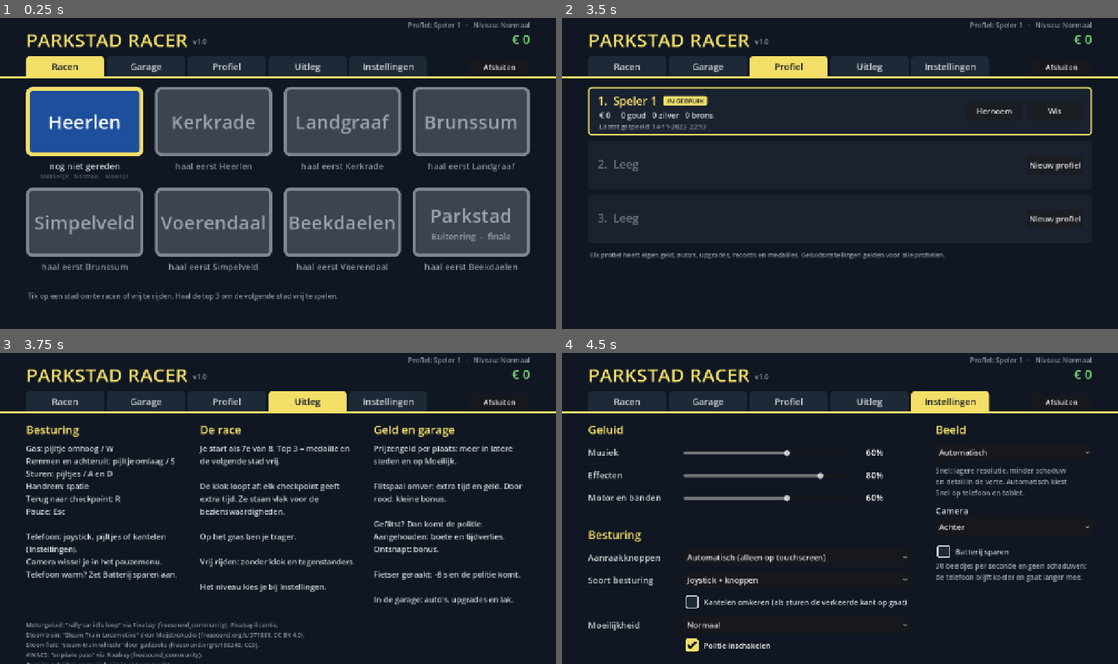
Above: before the commit, frames 1-4 (two rows, left to right).
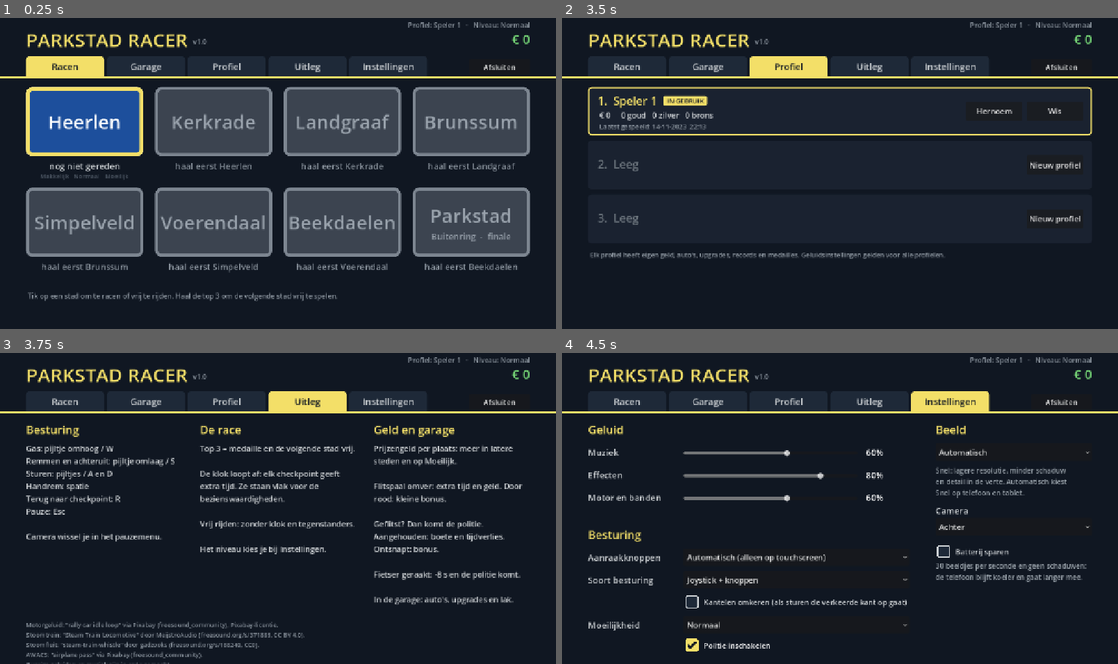
Above: after the commit, the same moments.

Repository: Clippie93/parkstad-racer
Game: Godot game, scene res://scenes/menu.tscn
Same seed, same stepped clock (60 frames per second), same inputs: the game is played once before the commit and once after it. Sound files missing from this copy of the repository are replaced by a short silence.
Inputs:
- Up to frame 1 (0.25 s): no input
- Up to frame 2 (3.5 s): click "Racen" at 0.5 s; click "Garage" at 1.25 s; click "Racen" at 2 s; click "Profiel" at 2.75 s
- Up to frame 3 (3.75 s): click "Uitleg" at 3.5 s
- Up to frame 4 (4.5 s): click "Instellingen" at 4.25 s

Frames 1-2 are identical in both runs. In frame 3, 4.0% of the frame differs, in the area x 4-64%, y 29-77%; in frame 4, nothing differs.

Commit message:
Uitleg: besturing per apparaat (toetsenbord of gekozen aanraakbesturing), startpositie en gras weg
Co-Authored-By: Claude Opus 5.5 <noreply@anthropic.com>

Diff:
--- a/scripts/menu.gd
+++ b/scripts/menu.gd
@@ -9,6 +9,7 @@
 const Sfx = preload("res://scripts/sfx.gd")
 const TITLE_RECT := Rect2(50, 14, 420, 70)   # titel in de kop (ontwerpcoördinaten)
 const Header = preload("res://scripts/menu_header.gd")
+const TouchControls = preload("res://scripts/touch_controls.gd")
 
 const LIST_X := 60.0
 const LIST_W := 1160.0
@@ -26,6 +27,7 @@
 var profile_page: Control
 var first_level: Button
 var help_box: VBoxContainer
+var controls_help: Label     # Besturing-kolom: tekst hangt af van toetsenbord of aanraken
 var scroll: Node
 
 func _ready() -> void:
@@ -65,6 +67,8 @@
     if scroll != null:
         scroll.set_content_height(720.0)
         if id == "help":
+            if controls_help != null:
+                controls_help.text = _controls_text()   # besturing kan bij Instellingen gewijzigd zijn
             _fit_help.call_deferred()
 
 # De uitleg kan langer zijn dan het scherm: dan scrollt hij (zodra de tekst is opgemaakt).
@@ -539,13 +543,27 @@
     page.add_child(bt)
     return page
 
+# Besturing-uitleg voor dit apparaat: toetsen, of de gekozen aanraakbesturing.
+func _controls_text() -> String:
+    if not TouchControls.enabled():
+        return "Gas: pijltje omhoog / W\nRemmen en achteruit: pijltje omlaag / S\nSturen: pijltjes / A en D\nHandrem: spatie\nTerug naar checkpoint: R\nPauze: Esc\n\nCamera wissel je in het pauzemenu."
+    var t: String
+    match Game.touch_scheme():
+        "tilt":
+            t = "Gas gaat vanzelf.\nSturen: kantel de telefoon.\nLinks vasthouden: remmen.\nRechts vasthouden: handrem."
+        "tap":
+            t = "Gas gaat vanzelf.\nSturen: links op het scherm (linker- of rechtervlak).\nRechts onderin: remmen.\nRechts daarboven: handrem."
+        _:
+            t = "Sturen: joystick links.\nRechts: gas, rem en handrem."
+    return t + "\nBovenin: pauze en R (terug naar checkpoint).\n\nAndere besturing kies je bij Instellingen.\nCamera wissel je in het pauzemenu.\nTelefoon warm? Zet Batterij sparen aan."
+
 func _help_page() -> Control:
     var page := Control.new()
     page.set_anchors_preset(Control.PRESET_FULL_RECT)
     page.mouse_filter = Control.MOUSE_FILTER_IGNORE
     var cols := [
-        ["Besturing", "Gas: pijltje omhoog / W\nRemmen en achteruit: pijltje omlaag / S\nSturen: pijltjes / A en D\nHandrem: spatie\nTerug naar checkpoint: R\nPauze: Esc\n\nTelefoon: joystick, pijltjes of kantelen (Instellingen).\nCamera wissel je in het pauzemenu.\nTelefoon warm? Zet Batterij sparen aan."],
-        ["De race", "Je start als 7e van 8. Top 3 = medaille en de volgende stad vrij.\n\nDe klok loopt af: elk checkpoint geeft extra tijd. Ze staan vlak voor de bezienswaardigheden.\n\nOp het gras ben je trager.\n\nVrij rijden: zonder klok en tegenstanders.\n\nHet niveau kies je bij Instellingen."],
+        ["Besturing", _controls_text()],
+        ["De race", "Top 3 = medaille en de volgende stad vrij.\n\nDe klok loopt af: elk checkpoint geeft extra tijd. Ze staan vlak voor de bezienswaardigheden.\n\nVrij rijden: zonder klok en tegenstanders.\n\nHet niveau kies je bij Instellingen."],
         ["Geld en garage", "Prijzengeld per plaats: meer in latere steden en op Moeilijk.\n\nFlitspaal omver: extra tij …(211 unchanged characters)…
     ]
     help_box = VBoxContainer.new()
@@ -565,6 +583,8 @@
         row.add_child(col)
         col.add_child(_label(String(c[0]), 26, Color("f3df68")))
         var body := _label(String(c[1]), 18, Color("cfd3d6"))
+        if c[0] == "Besturing":
+            controls_help = body
         body.autowrap_mode = TextServer.AUTOWRAP_WORD_SMART
         body.custom_minimum_size = Vector2(w, 0)
         col.add_child(body)
